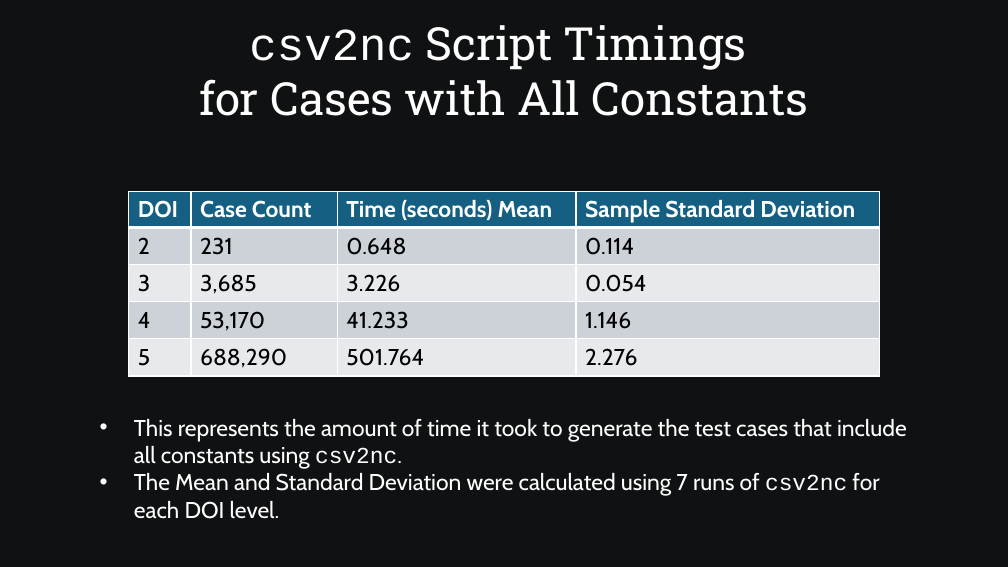
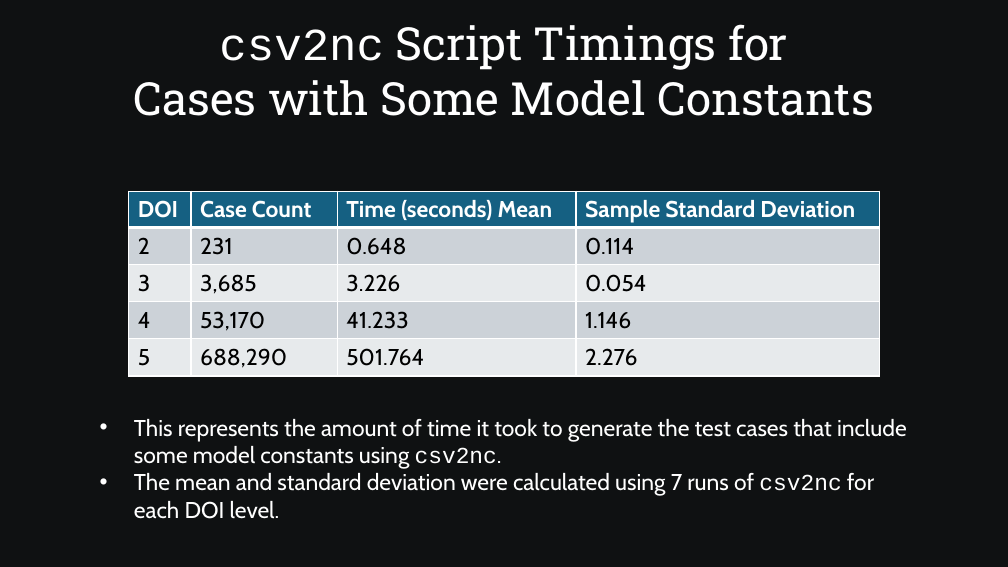
Before and after one commit to SamAllen06/lake_temp_work, a slide deck: slide 45 of documentation/for_collaborators/AnalysisOverview.pptx (slide 44 before the commit). Drawn at 1008x567 pixels with LibreOffice and Linux fonts; fonts in the diff are those of the drawing. Boxes give left, top, right and bottom in pixels: in the first picture for what was removed or moved away, otherwise in the second. Text is boxed around its words. In the diff, an @@ line names an element or a change of style, - is before the commit and + after.

```diff
--- a/documentation/for_collaborators/AnalysisOverview.pptx
+++ b/documentation/for_collaborators/AnalysisOverview.pptx
@@ text at <box>133,24,874,116</box>: text changed @@
-csv2nc Script Timings
-for Cases with All Constants
+csv2nc Script Timings for
+Cases with Some Model Constants
@@ text at <box>134,419,907,519</box>: text changed @@
-• This represents the amount of time it took to generate the test cases that include all constants using csv2nc.
-• The Mean and Standard Deviation were calculated using 7 runs of csv2nc for each DOI level.
+• This represents the amount of time it took to generate the test cases that include some model constants using csv2nc.
+• The mean and standard deviation were calculated using 7 runs of csv2nc for each DOI level.
```
Also in this commit, not shown: 18 other slides changed, 1 slide added, 1 other file.
